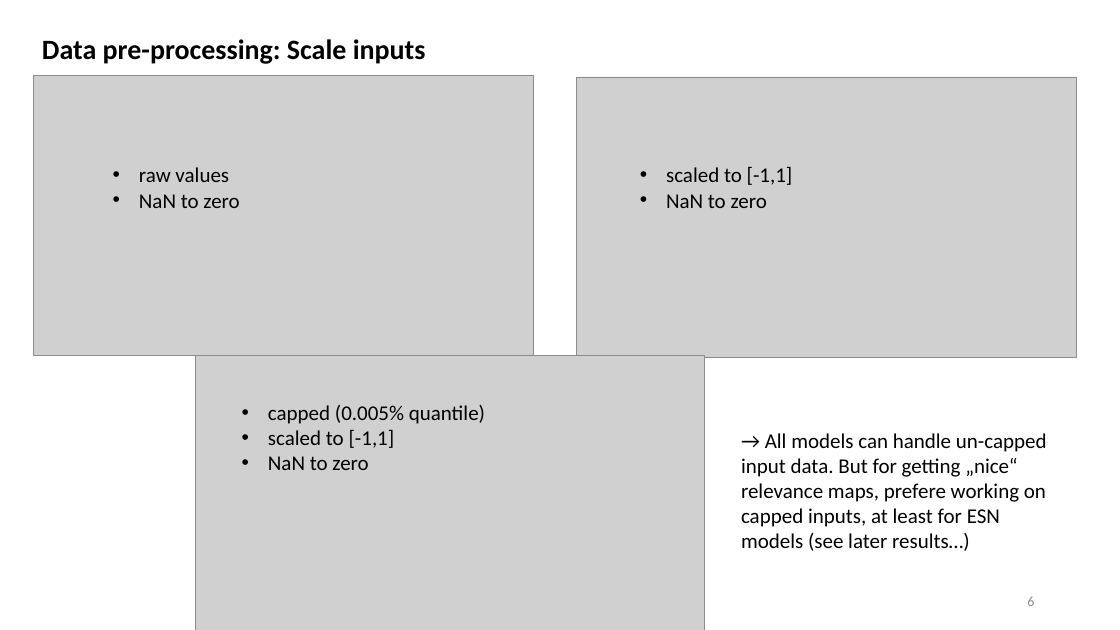
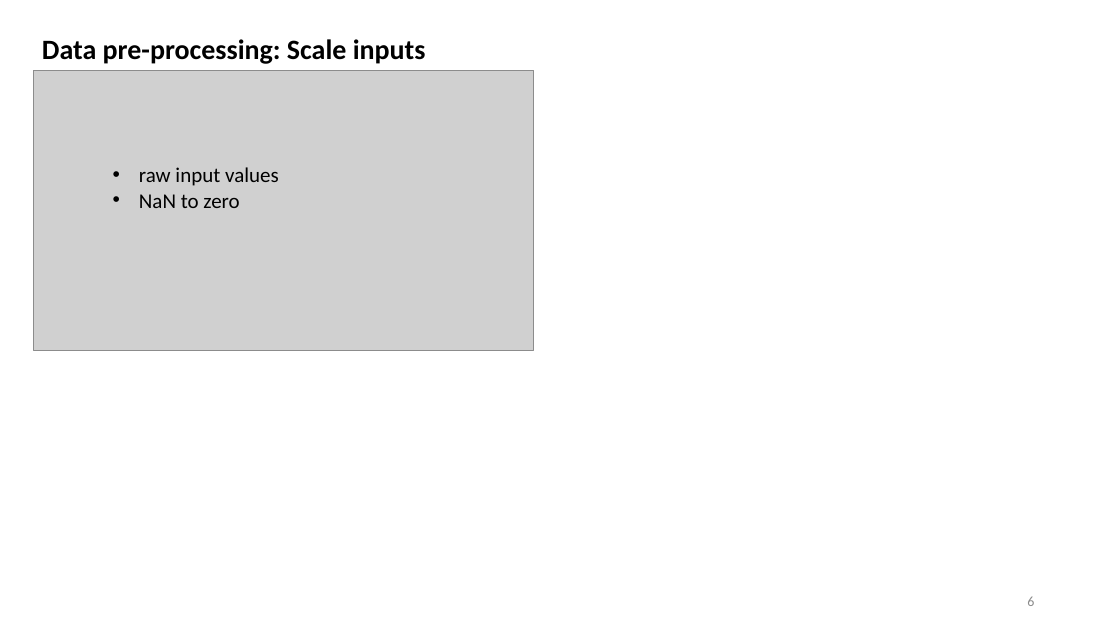
Before and after one commit to MarcoLandtHayen/EchoStateNetworks, a slide deck: slide 6 of ESN_exp09_Classification_LRP.pptx. Drawn at 1120x630 pixels with LibreOffice and Linux fonts; fonts in the diff are those of the drawing; grey boxes stand for pictures. Boxes give left, top, right and bottom in pixels: in the first picture for what was removed or moved away, otherwise in the second. Text is boxed around its words. In the diff, an @@ line names an element or a change of style, - is before the commit and + after.

Commit message:
startet new notebook as part4 of ESN_exp09_Classification_LRP, revising and refactoring data pre-processing, then summarized interim results in some ppt slides and updated README

```diff
--- a/ESN_exp09_Classification_LRP.pptx
+++ b/ESN_exp09_Classification_LRP.pptx
@@ picture: place and size @@
-picture at bbox=[34, 76, 534, 355]
+picture at bbox=[34, 71, 534, 350]
@@ picture removed at bbox=[576, 77, 1077, 357] @@
@@ text at bbox=[139, 167, 279, 186]: text changed @@
-• raw values
+• raw input values
@@ text removed at bbox=[666, 167, 793, 208] @@
-• scaled to [-1,1]
-• NaN to zero
@@ picture removed at bbox=[196, 356, 705, 630] @@
@@ text removed at bbox=[268, 405, 485, 470] @@
-• capped (0.005% quantile)
-• scaled to [-1,1]
-• NaN to zero
@@ text removed at bbox=[741, 433, 1047, 551] @@
-→ All models can handle un-capped input data. But for getting „nice“ relevance maps, prefere working on capped inputs, at least for ESN models (see later results…)
```
Also in this commit, not shown: 10 other slides changed, 5 slides added, 4 other files.
